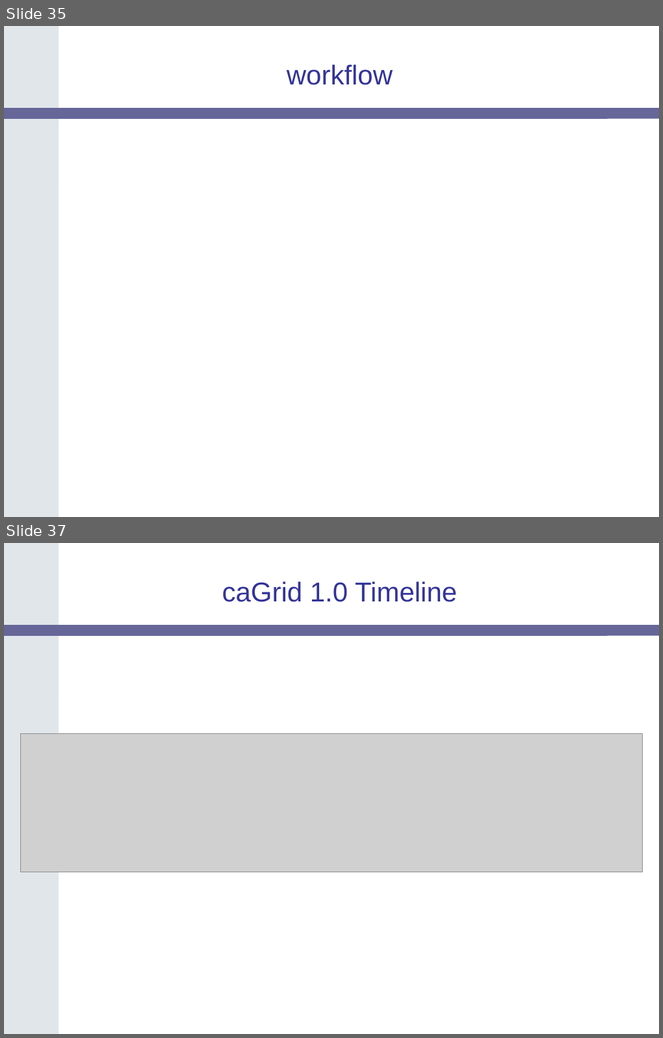
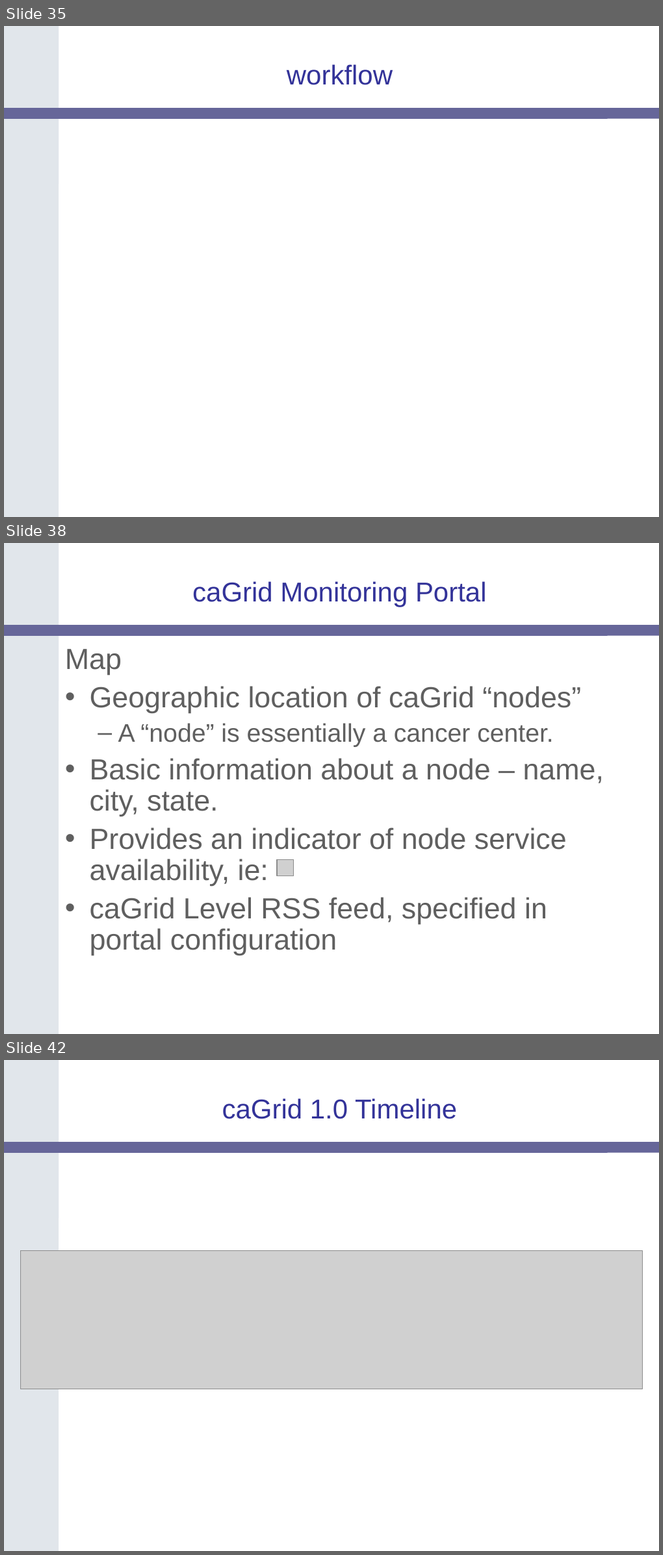
Before and after one commit to NCIP/cagrid-docs, a slide deck: presentations/200604_AnnualMeeting/caGrid-1.0-Architecture_caBIG-Annual-Meeting06.ppt. Shown one above the other, each under a label of ours: slides 35 and 37 before the commit, slides 35, 38 and 42 after it; the slides between them are not shown. The pictures are 663x1038 and 663x1555 pixels, drawn with LibreOffice and Linux fonts; fonts in the diff are those of the drawing; grey boxes stand for pictures; background and template pictures are left out. Boxes give left, top, right and bottom in pixels: in the first picture for what was removed or moved away, otherwise in the second. Text is boxed around its words. In the diff, an @@ line names an element or a change of style, - is before the commit and + after.

Commit message:
incorporated portal slides

```diff
--- a/presentations/200604_AnnualMeeting/caGrid-1.0-Architecture_caBIG-Annual-Meeting06.ppt
+++ b/presentations/200604_AnnualMeeting/caGrid-1.0-Architecture_caBIG-Annual-Meeting06.ppt
@@ slide 38 added at (x1=4, y1=543, x2=659, y2=1034), background #FFFFFF; not listed: 2 template elements that a slide beside it also shows @@
@@ title added at (x1=192, y1=581, x2=487, y2=607), 30 pt, text #333399 @@
+caGrid Monitoring Portal
@@ text added at (x1=65, y1=649, x2=604, y2=956), 32 pt, text #5F5F5F @@
+Map
+• Geographic location of caGrid “nodes”
+  – A “node” is essentially a cancer center.
+• Basic information about a node – name, city, state.
+• Provides an indicator of node service availability, ie:
+• caGrid Level RSS feed, specified in portal configuration
@@ picture added at (x1=277, y1=860, x2=294, y2=876) @@
@@ what was slide 37 is now slide 42 @@
```
Also in this commit, not shown: 1 slide changed, 5 other slides added, 1 slide removed, 1 other file.
